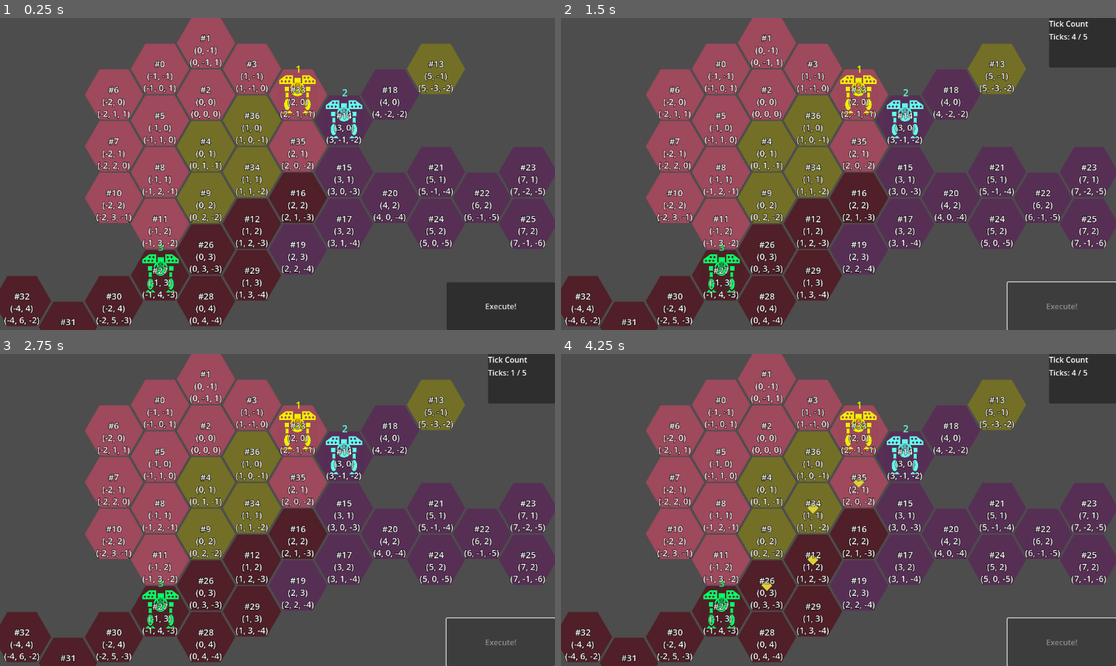
Above: before the commit, frames 1-4 (two rows, left to right).
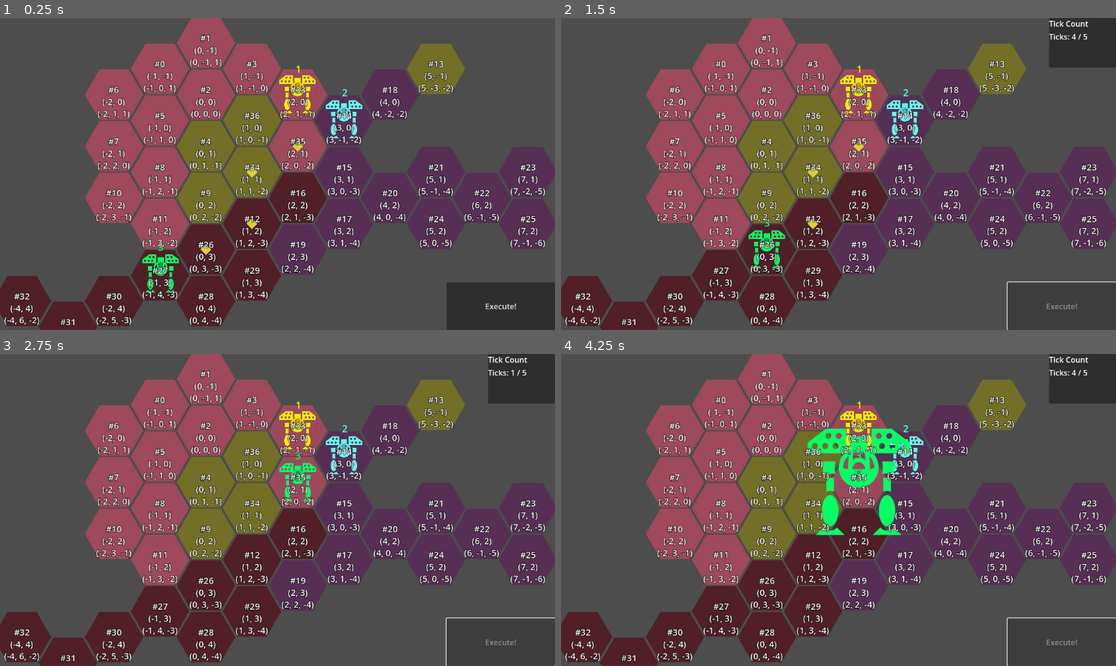
Above: after the commit, the same moments.

Repository: ArokhSlade/confetticore
Game: Godot game, scene res://game/game.tscn
Two runs of this game, one before a commit and one after it. Both use one fixed random seed, a clock stepped at 60 frames per second and the inputs below.
Inputs (mouse positions are in pixels of both pictures, inside the frame that each line leads up to):
- Up to frame 1 (0.25 s): no input
- Up to frame 2 (1.5 s): click "Execute!" at 0.5 s; move the mouse to (960, 158) at 1.27 s; press the mouse at (960, 158) at 1.28 s
- Up to frame 3 (2.75 s): tap Enter at 2 s; move the mouse to (166, 525) at 2.02 s; release the mouse at (166, 525) at 2.03 s; right-click (166, 525) at 2.1 s; click (166, 525) at 2.17 s
- Up to frame 4 (4.25 s): move the mouse to (894, 441) at 2.77 s; press the mouse at (894, 441) at 2.78 s; release the mouse at (894, 441) at 3.5 s; click "Execute!" at 3.5 s

The runs differ from the first frame. In frame 1, 0.1% of the frame differs, in the area x 36-55%, y 39-76%; in frame 2, 0.8%; in frame 3, 0.7%; in frame 4, 2.8%, in the area x 25-63%, y 23-88%.

Commit message:
2 temporary bugfixes with mechs not moving/attacking
- #80 (mech not moving on first tick)
- and #114 (mech sometimes not attacking when in range)
- these require proper architectural reworks for proper fixes.

tasks [#115](https://tree.taiga.io/project/gerald_as-confetticore/task/115), [#116](https://tree.taiga.io/project/gerald_as-confetticore/task/116)

Diff:
--- a/ai/ai_player.gd
+++ b/ai/ai_player.gd
@@ -19,7 +19,9 @@
 	get_opposing_mechs()
 	for mech in owned_mechs:
 		var target_mech = pick_target_mech()
-		var target_cube = hex_map.get_cube_coords(target_mech)
+		var target_cube = hex_map.get_cube_coords(mech)
+		if target_mech != null:
+			target_cube = hex_map.get_cube_coords(target_mech)
 		mech.update_orders(target_cube)
 
 func get_opposing_mechs():
--- a/game/game.gd
+++ b/game/game.gd
@@ -14,6 +14,10 @@
 	var hex_map = level.get_hex_map()
 	ui.setup(hex_map)
 	ai.setup(level.mechs, level.hex_map)
+	DEBUG_initiate_planning_mode_for_the_first_time()
+
+func DEBUG_initiate_planning_mode_for_the_first_time():
+	ai.give_orders()
 
 func start_execution():
 	level.start_execution()
--- a/mech/mech.gd
+++ b/mech/mech.gd
@@ -43,8 +43,12 @@
 func execute_tick():
 	var old_state = state
 	state = state.next()
-	if state != old_state:
+	check_switch(state, old_state)
+
+func check_switch(new_state, old_state):
+	if new_state != old_state:
 		old_state.on_exit()
+		state = new_state
 		state.on_enter()
 
 func is_dead():
@@ -81,18 +85,14 @@
 func start_execution():
 	if combat_target != null:
 		if distance_to(combat_target) <= attack_range:
-			state.switch(attack_state)
+			check_switch(attack_state, state)
 		else:
-			state.switch(moving_state)
+			check_switch(moving_state, state)
 	else:
-		state.switch(moving_state)
+		check_switch(moving_state, state)
 
 func stop_execution():
-	state.switch(dormant_state)
-
-func start_moving():
-	assert(state == dormant_state)
-	state.switch(moving_state)
+	check_switch(moving_state, state)
 
 func update_orders(target_cube):
 	var hex = hex_map.cube_to_hex(target_cube)
--- a/paths/path.gd
+++ b/paths/path.gd
@@ -25,7 +25,9 @@
 
 var front : Hex:
 	get:
-		var result = steps[0]
+		var result = null
+		if not is_empty():
+			result = steps[0]
 		return result
 
 func pop_front() -> Hex:
